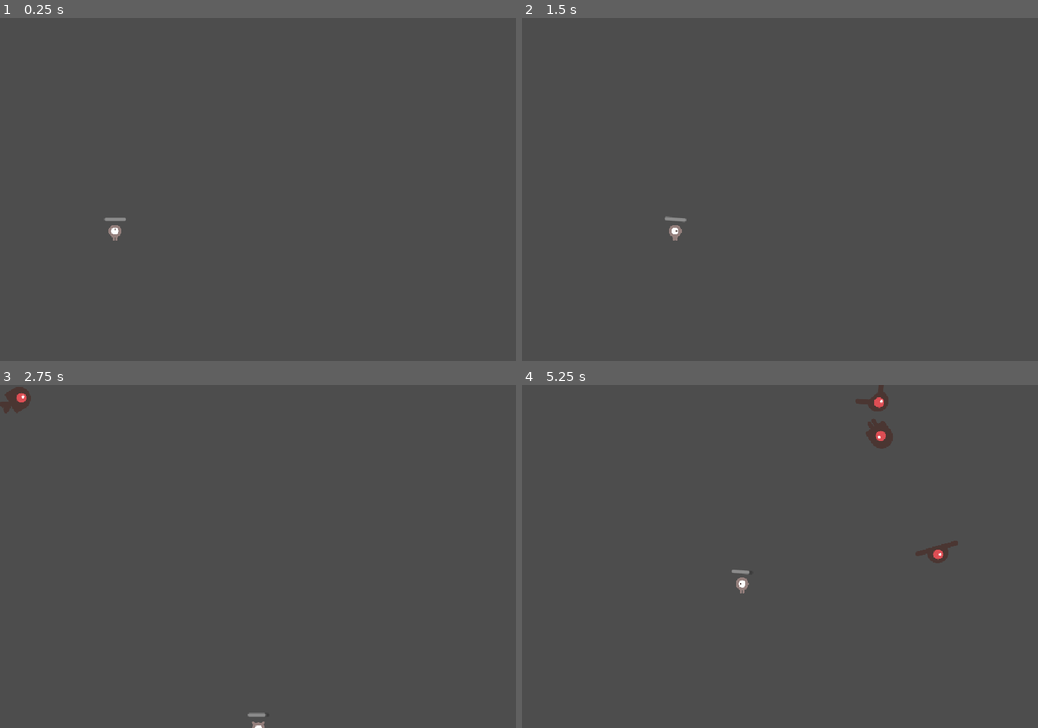
Above: before the commit, frames 1-4 (two rows, left to right).
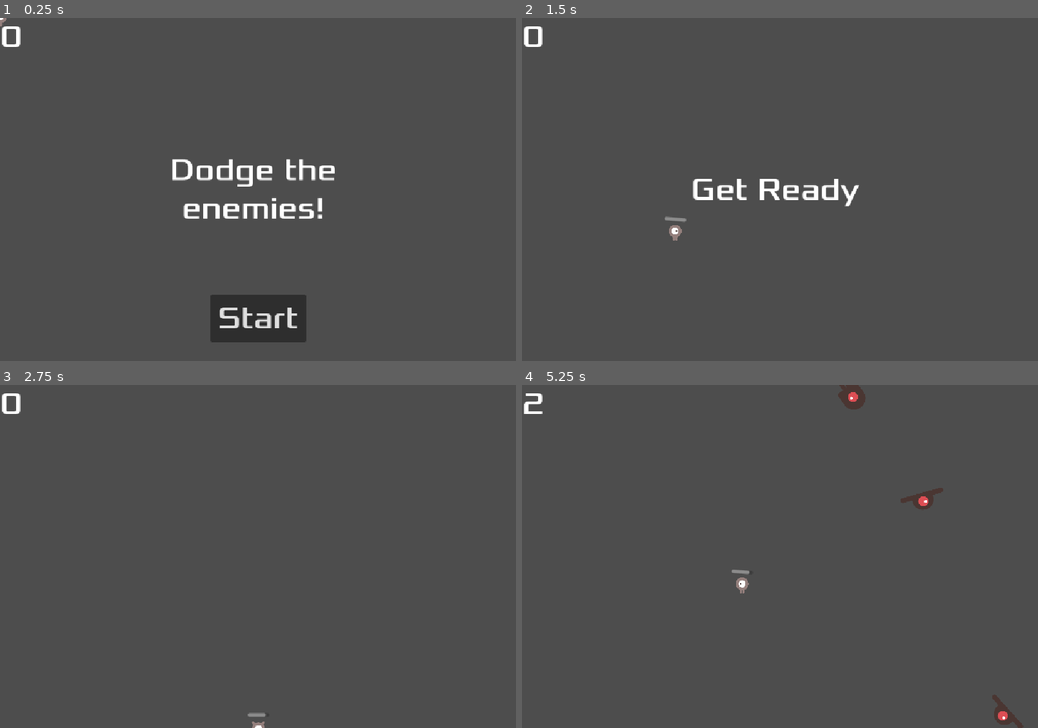
Above: after the commit, the same moments.

Repository: Maciekm1/game5
Game: Godot game, scene res://scenes/main.tscn
Two runs of this game, one before a commit and one after it. Both use one fixed random seed, a clock stepped at 60 frames per second and the inputs below.
Inputs (mouse positions are in pixels of both pictures, inside the frame that each line leads up to):
- Up to frame 1 (0.25 s): no input
- Up to frame 2 (1.5 s): click (780, 319) at 0.5 s, where only the run after the commit has a clickable "Start"; tap Enter at 1.25 s; hold D (move_right) from 1.28 s (still down); tap Y (heal) at 1.35 s
- Up to frame 3 (2.75 s): release D (move_right) at 2.03 s; hold S (move_down) from 2.03 s (still down); tap T (take_damage) at 2.1 s
- Up to frame 4 (5.25 s): release S (move_down) at 2.78 s; hold D (move_right) 2.78-3.53 s; tap Y (heal) at 2.85, 4.35 s; hold Up (move_up) 3.53-4.28 s; tap T (take_damage) at 3.6, 5.1 s; hold A (move_left) from 4.28 s (still down)

The runs differ from the first frame. In frame 1, 4.4% of the frame differs, in the area x 0-65%, y 0-95%; in frame 2, 1.0%; in frame 3, 0.3%; in frame 4, 1.6%.

Commit message:
Resolve merge conflicts

Diff:
--- /dev/null
+++ b/scenes/hud.gd
@@ -0,0 +1,34 @@
+extends CanvasLayer
+
+# Notifies `Main` node that the button has been pressed
+signal start_game
+
+
+func show_message(text):
+	$Message.text = text
+	$Message.show()
+	$MessageTimer.start()
+
+
+func show_game_over():
+	show_message("Game Over")
+	# Wait until the MessageTimer has counted down.
+	await $MessageTimer.timeout
+
+	$Message.text = "Dodge the Creeps!"
+	$Message.show()
+	# Make a one-shot timer and wait for it to finish.
+	await get_tree().create_timer(1.0).timeout
+	$StartButton.show()
+
+
+func update_score(score):
+	$ScoreLabel.text = str(score)
+
+
+func _on_start_button_pressed():
+	$StartButton.hide()
+	start_game.emit()
+
+func _on_message_timer_timeout():
+	$Message.hide()
--- /dev/null
+++ b/scenes/hud.tscn
@@ -0,0 +1,59 @@
+[gd_scene load_steps=3 format=3 uid="uid://bjnkafesqndqs"]
+
+[ext_resource type="FontFile" uid="uid://dyovjityay7t1" path="res://assets/fonts/Xolonium-Regular.ttf" id="1_ahhtf"]
+[ext_resource type="Script" uid="uid://c3k1wkj02bacb" path="res://scenes/hud.gd" id="1_oo0fn"]
+
+[node name="HUD" type="CanvasLayer"]
+script = ExtResource("1_oo0fn")
+
+[node name="ScoreLabel" type="Label" parent="."]
+offset_right = 40.0
+offset_bottom = 23.0
+size_flags_horizontal = 4
+size_flags_vertical = 0
+theme_override_fonts/font = ExtResource("1_ahhtf")
+theme_override_font_sizes/font_size = 64
+text = "0"
+horizontal_alignment = 1
+
+[node name="StartButton" type="Button" parent="."]
+anchors_preset = 7
+anchor_left = 0.5
+anchor_top = 1.0
+anchor_right = 0.5
+anchor_bottom = 1.0
+offset_left = -100.0
+offset_top = -140.0
+offset_right = 100.0
+offset_bottom = -40.0
+grow_horizontal = 2
+grow_vertical = 0
+theme_override_fonts/font = ExtResource("1_ahhtf")
+theme_override_font_sizes/font_size = 64
+text = "Start"
+
+[node name="Message" type="Label" parent="."]
+anchors_preset = 8
+anchor_left = 0.5
+anchor_top = 0.5
+anchor_right = 0.5
+anchor_bottom = 0.5
+offset_left = -260.0
+offset_top = -201.0
+offset_right = 240.0
+offset_bottom = 201.0
+grow_horizontal = 2
+grow_vertical = 2
+theme_override_fonts/font = ExtResource("1_ahhtf")
+theme_override_font_sizes/font_size = 64
+text = "Dodge the enemies!"
+horizontal_alignment = 1
+vertical_alignment = 1
+autowrap_mode = 2
+
+[node name="MessageTimer" type="Timer" parent="."]
+wait_time = 2.0
+one_shot = true
+
+[connection signal="pressed" from="StartButton" to="." method="_on_start_button_pressed"]
+[connection signal="timeout" from="MessageTimer" to="." method="_on_message_timer_timeout"]
--- a/scenes/main.gd
+++ b/scenes/main.gd
@@ -11,14 +11,17 @@
 func game_over() -> void:
 	$ScoreTimer.stop()
 	$MobTimer.stop()
-
-func _ready():
-	new_game()
+	$HUD.show_game_over()
 
 func new_game():
+	get_tree().call_group("mobs", "queue_free")
+
 	score = 0
 	$Player.start($StartPosition.position)
 	$StartTimer.start()
+
+	$HUD.update_score(score)
+	$HUD.show_message("Get Ready")
 
 
 func _on_mob_timer_timeout() -> void:
@@ -49,8 +52,13 @@
 
 func _on_score_timer_timeout() -> void:
 	score += 1
+	$HUD.update_score(score)
 
 
 func _on_start_timer_timeout() -> void:
 	$MobTimer.start()
 	$ScoreTimer.start()
+
+
+func _on_hud_start_game() -> void:
+	new_game() # Replace with function body.
--- a/scenes/main.tscn
+++ b/scenes/main.tscn
@@ -1,8 +1,9 @@
-[gd_scene load_steps=5 format=3 uid="uid://cudwpcjq3uw3u"]
+[gd_scene load_steps=6 format=3 uid="uid://cudwpcjq3uw3u"]
 
 [ext_resource type="Script" uid="uid://c1b42bc8tat7e" path="res://scenes/main.gd" id="1_0wfyh"]
 [ext_resource type="PackedScene" uid="uid://cipl7yn08u4r0" path="res://scenes/mob.tscn" id="2_jyhfs"]
 [ext_resource type="PackedScene" uid="uid://c0vc4y15dm6iu" path="res://scenes/player.tscn" id="2_sugp2"]
+[ext_resource type="PackedScene" uid="uid://bjnkafesqndqs" path="res://scenes/hud.tscn" id="4_jyhfs"]
 
 [sub_resource type="Curve2D" id="Curve2D_jyhfs"]
 _data = {
@@ -33,7 +34,10 @@
 
 [node name="MobSpawnLocation" type="PathFollow2D" parent="MobPath"]
 
+[node name="HUD" parent="." instance=ExtResource("4_jyhfs")]
+
 [connection signal="hit" from="Player" to="." method="_on_player_hit"]
 [connection signal="timeout" from="MobTimer" to="." method="_on_mob_timer_timeout"]
 [connection signal="timeout" from="ScoreTimer" to="." method="_on_score_timer_timeout"]
 [connection signal="timeout" from="StartTimer" to="." method="_on_start_timer_timeout"]
+[connection signal="start_game" from="HUD" to="." method="_on_hud_start_game"]
--- a/scenes/mob.tscn
+++ b/scenes/mob.tscn
@@ -57,8 +57,8 @@
 sprite_frames = SubResource("SpriteFrames_805hl")
 animation = &"walk"
 
-[node name="CollisionShape2D" type="CollisionShape2D" parent="."]
-position = Vector2(2, -9.53674e-07)
+[node name="CollisionShape2D" type="CollisionShape2D" parent="." groups=["mobs"]]
+position = Vector2(-0.5, -1)
 rotation = 1.5708
 shape = SubResource("RectangleShape2D_jr3yx")
 
Not shown, added: scenes/hud.gd.uid
